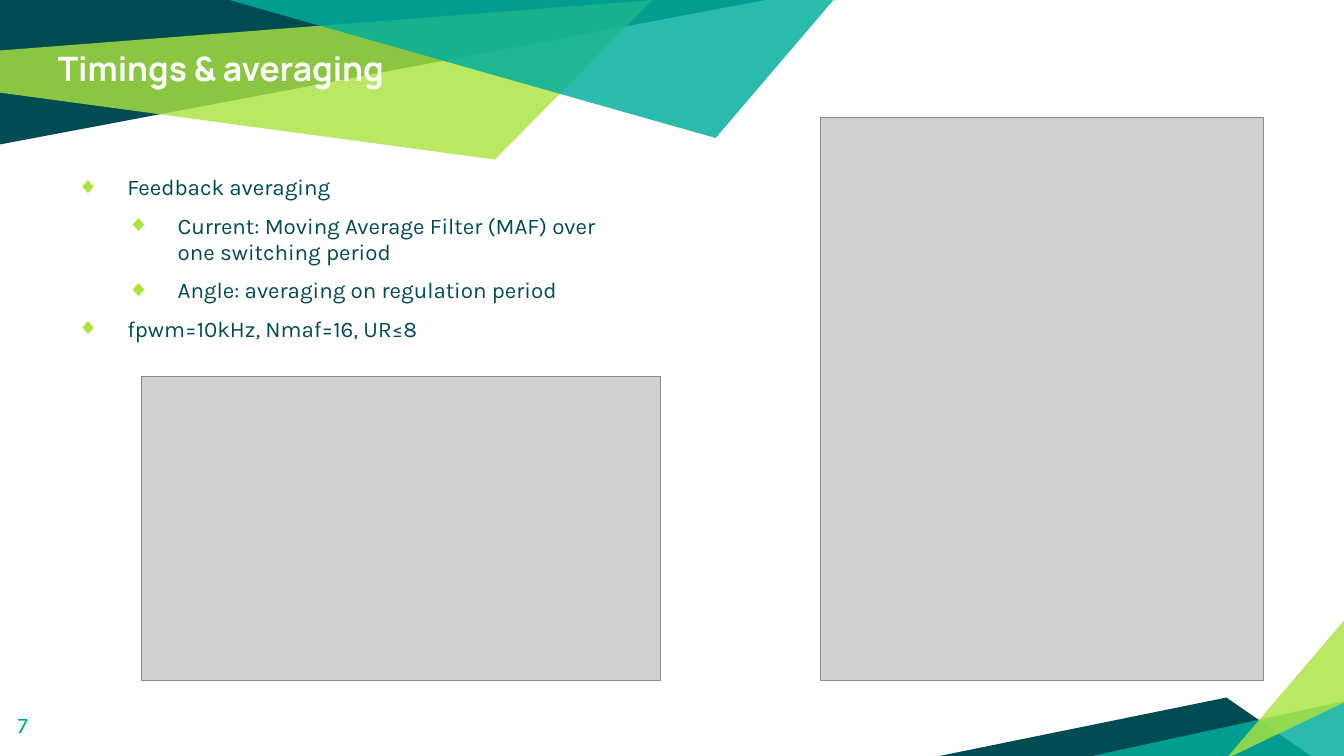
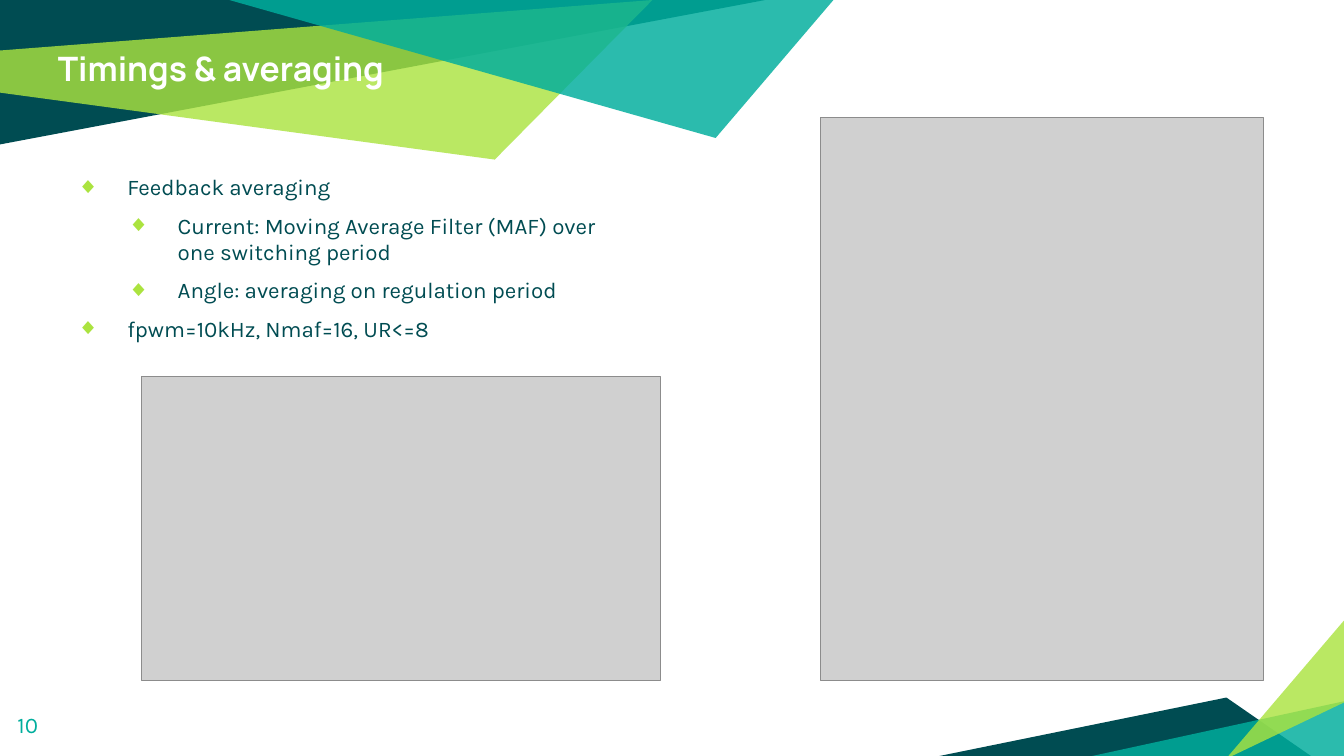
Before and after one commit to Rule2102/DSP_project1, a slide deck: slide 10 of docs/An Improved Current Loop Bandwidth and Axis Decoupling.pptx (slide 7 before the commit). Drawn at 1344x756 pixels with LibreOffice and Linux fonts; fonts in the diff are those of the drawing; grey boxes stand for pictures. Boxes give left, top, right and bottom in pixels: in the first picture for what was removed or moved away, otherwise in the second. Text is boxed around its words. In the diff, an @@ line names an element or a change of style, - is before the commit and + after.

```diff
--- a/docs/An Improved Current Loop Bandwidth and Axis Decoupling.pptx
+++ b/docs/An Improved Current Loop Bandwidth and Axis Decoupling.pptx
@@ text at bbox=[127, 321, 428, 343]: text changed @@
-◆ fpwm=10kHz, Nmaf=16, UR≤8
+◆ fpwm=10kHz, Nmaf=16, UR<=8
@@ page number at bbox=[17, 718, 38, 734]: text changed @@
-7
+10
```
Also in this commit, not shown: 5 other slides changed, 12 slides added, 6 slides removed.
